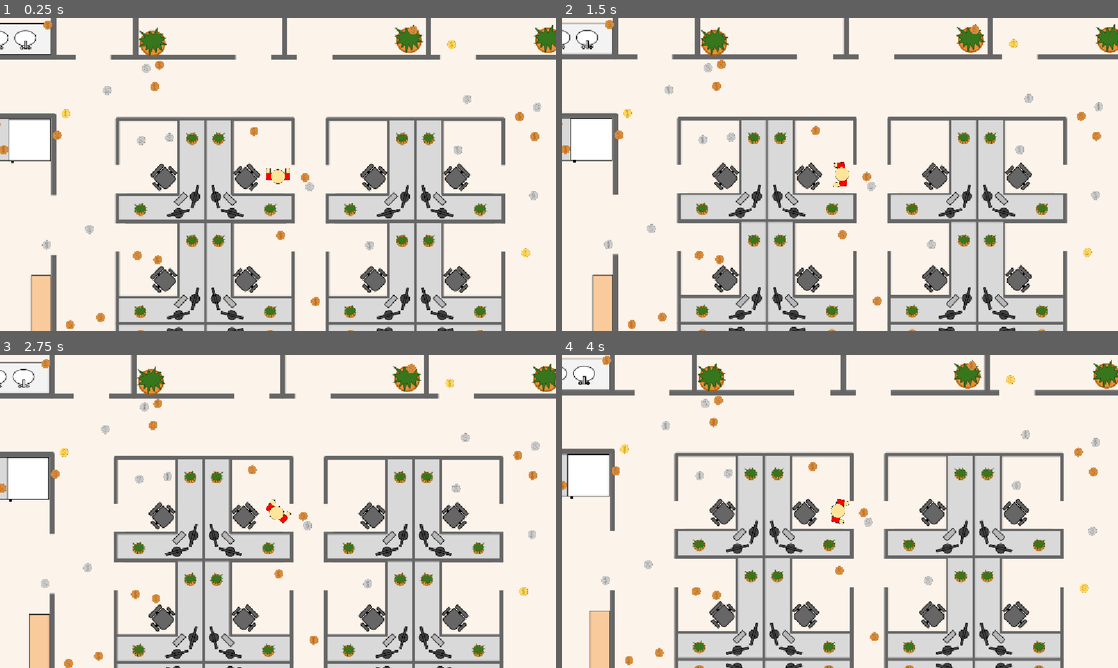
Above: before the commit, frames 1-4 (two rows, left to right).
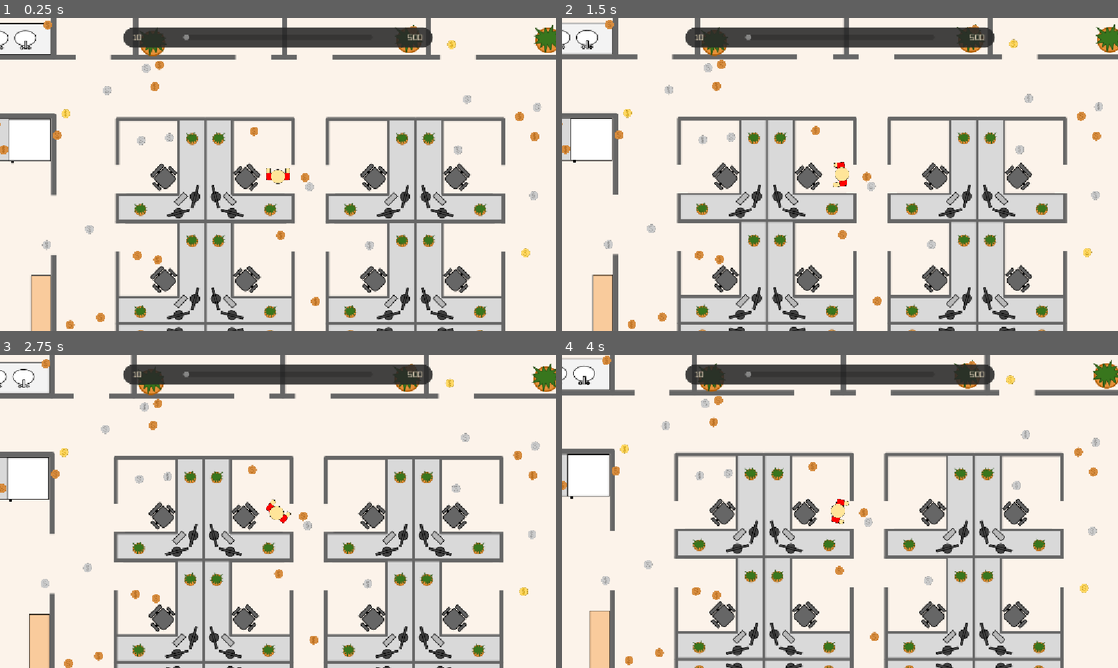
Above: after the commit, the same moments.

Repository: Justin-Hulme/GMTK_2026
Game: Godot game, scene res://Player/player_script.tscn
Same seed, same stepped clock (60 frames per second), same inputs: the game is played once before the commit and once after it.
Inputs (mouse positions are in pixels of both pictures, inside the frame that each line leads up to):
- Up to frame 1 (0.25 s): no input
- Up to frame 2 (1.5 s): tap Enter at 0.5 s; move the mouse to (962, 158) at 0.52 s; click (962, 158) at 0.67 s; tap Space at 1.25 s; move the mouse to (728, 190) at 1.27 s; click (728, 190) at 1.42 s
- Up to frame 3 (2.75 s): tap Enter at 2 s; move the mouse to (333, 442) at 2.02 s; click (333, 442) at 2.17 s
- Up to frame 4 (4 s): tap Space at 2.75 s; move the mouse to (812, 574) at 2.77 s; click (812, 574) at 2.92 s; tap Enter at 3.5 s; move the mouse to (1006, 558) at 3.52 s; click (1006, 558) at 3.67 s

The runs differ from the first frame. In frame 1, 3.6% of the frame differs, in the area x 22-78%, y 2-10%; in frame 2, 3.6%; in frame 3, 3.6%; in frame 4, 3.6%.

Commit message:
Merge HUD system with origin score/coin system

Diff:
--- /dev/null
+++ b/Assets/main_theme.tres
@@ -0,0 +1,40 @@
+[gd_resource type="Theme" format=3 uid="uid://bledfm0mcnnu4"]
+
+[ext_resource type="FontFile" uid="uid://bx6hjwn0oj2w" path="res://Assets/Tektur-VariableFont_wdth,wght.ttf" id="1_j03tf"]
+
+[sub_resource type="StyleBoxFlat" id="StyleBoxFlat_od3ui"]
+content_margin_left = 4.0
+content_margin_top = 4.0
+content_margin_right = 4.0
+content_margin_bottom = 4.0
+bg_color = Color(1, 1, 1, 0.75)
+draw_center = false
+border_width_left = 2
+border_width_top = 2
+border_width_right = 2
+border_width_bottom = 2
+corner_radius_top_left = 3
+corner_radius_top_right = 3
+corner_radius_bottom_right = 3
+corner_radius_bottom_left = 3
+corner_detail = 5
+expand_margin_left = 2.0
+expand_margin_top = 2.0
+expand_margin_right = 2.0
+expand_margin_bottom = 2.0
+
+[sub_resource type="StyleBoxEmpty" id="StyleBoxEmpty_00tjw"]
+
+[resource]
+Label/colors/font_color = Color(0.9764706, 0.92156863, 0.80784315, 1)
+Label/colors/font_outline_color = Color(0.09411765, 0.09411765, 0.09411765, 1)
+Label/colors/font_shadow_color = Color(0, 0, 0, 1)
+Label/constants/line_spacing = 0
+Label/constants/outline_size = 0
+Label/constants/shadow_offset_x = 0
+Label/constants/shadow_offset_y = 0
+Label/constants/shadow_outline_size = 0
+Label/font_sizes/font_size = 16
+Label/fonts/font = ExtResource("1_j03tf")
+Label/styles/focus = SubResource("StyleBoxFlat_od3ui")
+Label/styles/normal = SubResource("StyleBoxEmpty_00tjw")
--- /dev/null
+++ b/Player/HUD.gd
@@ -0,0 +1,18 @@
+extends CanvasLayer
+
+@onready var player: CharacterBody2D = $".."
+
+@onready var debt_amount_value: Label = $Control/MarginContainer/PanelContainer/MarginContainer/HBoxContainer/debt_amount_value
+@onready var coin_total_value: Label = $Control/MarginContainer/PanelContainer/MarginContainer/HBoxContainer/HBoxContainer/coin_total_value
+@onready var coin_to_debt_ratio: ProgressBar = $Control/MarginContainer/PanelContainer/MarginContainer/HBoxContainer/MarginContainer/coin_to_debt_ratio
+
+func _ready() -> void:
+	player.coin_picked_up.connect(update_ratio)
+
+func update_ratio(_amount: int) -> void:
+	debt_amount_value.text = str(player.debt_value)
+	coin_total_value.text = str(player.get_coin_total())
+
+	if player.debt_value > 0:
+		var ratio: float = float(player.get_coin_total()) / float(player.debt_value)
+		coin_to_debt_ratio.value = clampf(ratio * 100.0, 0.0, 100.0)
--- a/Player/player.gd
+++ b/Player/player.gd
@@ -7,6 +7,22 @@
 @onready var animated_sprite: AnimatedSprite2D = $AnimatedSprite2D
 
 var score := 0
+
+# HUD Vars
+signal coin_picked_up(amount)
+
+var debt_value = 500
+
+var _coin_total := 0
+
+func set_coin_total(value: int) -> void:
+	score = value
+	_coin_total = value
+	coin_picked_up.emit(_coin_total)
+
+func get_coin_total() -> int:
+	return _coin_total
+
 
 func _physics_process(delta: float) -> void:
 	var mouse_position := get_global_mouse_position()
@@ -41,8 +57,9 @@
 	else:
 		animated_sprite.play("idle")
 
-func add_score(amount: int):
+func add_score(amount: int) -> void:
 	score += amount
+	set_coin_total(score)
 	print("Score: ", score)
 
 func get_score() -> int:
--- a/Player/player.tscn
+++ b/Player/player.tscn
@@ -6,6 +6,8 @@
 [ext_resource type="Texture2D" uid="uid://b6hl4f2oxgd1n" path="res://Player/Character/Walking_2.png" id="4_00tjw"]
 [ext_resource type="Texture2D" uid="uid://by5y37xu3umjh" path="res://Player/Character/Walking_4.png" id="5_x3vf3"]
 [ext_resource type="Texture2D" uid="uid://cfjjw5bxnixok" path="res://Player/Character/Walking_5.png" id="6_apopc"]
+[ext_resource type="Script" uid="uid://7logwprssfvo" path="res://Player/HUD.gd" id="7_od3ui"]
+[ext_resource type="Theme" uid="uid://bledfm0mcnnu4" path="res://Assets/main_theme.tres" id="8_od3ui"]
 
 [sub_resource type="SpriteFrames" id="SpriteFrames_ab854"]
 animations = [{
@@ -51,6 +53,13 @@
 radius = 22.0
 height = 56.0
 
+[sub_resource type="StyleBoxFlat" id="StyleBoxFlat_od3ui"]
+bg_color = Color(0.1593911, 0.1593911, 0.1593911, 0.8784314)
+corner_radius_top_left = 20
+corner_radius_top_right = 20
+corner_radius_bottom_right = 20
+corner_radius_bottom_left = 20
+
 [node name="Player" type="CharacterBody2D" unique_id=1632784472]
 script = ExtResource("1_fhl08")
 
@@ -68,3 +77,68 @@
 rotation = 1.5707964
 scale = Vector2(0.99999994, 0.99999994)
 shape = SubResource("CapsuleShape2D_47aoe")
+
+[node name="CanvasLayer" type="CanvasLayer" parent="." unique_id=720606449]
+script = ExtResource("7_od3ui")
+
+[node name="Control" type="Control" parent="CanvasLayer" unique_id=1357615170]
+layout_mode = 3
+anchors_preset = 15
+anchor_right = 1.0
+anchor_bottom = 1.0
+grow_horizontal = 2
+grow_vertical = 2
+
+[node name="MarginContainer" type="MarginContainer" parent="CanvasLayer/Control" unique_id=1572308415]
+layout_mode = 1
+anchors_preset = 5
+anchor_left = 0.5
+anchor_right = 0.5
+offset_left = -320.0
+offset_right = 320.0
+offset_bottom = 47.0
+grow_horizontal = 2
+theme_override_constants/margin_top = 20
+
+[node name="PanelContainer" type="PanelContainer" parent="CanvasLayer/Control/MarginContainer" unique_id=1594216253]
+layout_mode = 2
+theme_override_styles/panel = SubResource("StyleBoxFlat_od3ui")
+
+[node name="MarginContainer" type="MarginContainer" parent="CanvasLayer/Control/MarginContainer/PanelContainer" unique_id=958554934]
+layout_mode = 2
+theme_override_constants/margin_left = 20
+theme_override_constants/margin_top = 10
+theme_override_constants/margin_right = 20
+theme_override_constants/margin_bottom = 10
+
+[node name="HBoxContainer" type="HBoxContainer" parent="CanvasLayer/Control/MarginContainer/PanelContainer/MarginContainer" unique_id=1601822267]
+custom_minimum_size = Vector2(600, 0)
+layout_mode = 2
+
+[node name="HBoxContainer" type="HBoxContainer" parent="CanvasLayer/Control/MarginContainer/PanelContainer/MarginContainer/HBoxContainer" unique_id=1949122056]
+layout_mode = 2
+
+[node name="coin_total_value" type="Label" parent="CanvasLayer/Control/MarginContainer/PanelContainer/MarginContainer/HBoxContainer/HBoxContainer" unique_id=2038173855]
+custom_minimum_size = Vector2(100, 0)
+layout_mode = 2
+theme = ExtResource("8_od3ui")
+text = "$0"
+
+[node name="MarginContainer" type="MarginContainer" parent="CanvasLayer/Control/MarginContainer/PanelContainer/MarginContainer/HBoxContainer" unique_id=1707168567]
+layout_mode = 2
+size_flags_horizontal = 3
+
+[node name="coin_to_debt_ratio" type="ProgressBar" parent="CanvasLayer/Control/MarginContainer/PanelContainer/MarginContainer/HBoxContainer/MarginContainer" unique_id=628406801]
+custom_minimum_size = Vector2(0, 10)
+layout_mode = 2
+size_flags_vertical = 4
+theme = ExtResource("8_od3ui")
+value = 0.54
+show_percentage = false
+
+[node name="debt_amount_value" type="Label" parent="CanvasLayer/Control/MarginContainer/PanelContainer/MarginContainer/HBoxContainer" unique_id=2088289480]
+custom_minimum_size = Vector2(100, 0)
+layout_mode = 2
+theme = ExtResource("8_od3ui")
+text = "$0"
+horizontal_alignment = 2
Binary file added: Assets/Tektur-VariableFont_wdth,wght.ttf
Not shown, added: Assets/Tektur-VariableFont_wdth,wght.ttf.import
Not shown, added: Player/HUD.gd.uid
Not shown, changed: .gitignore
